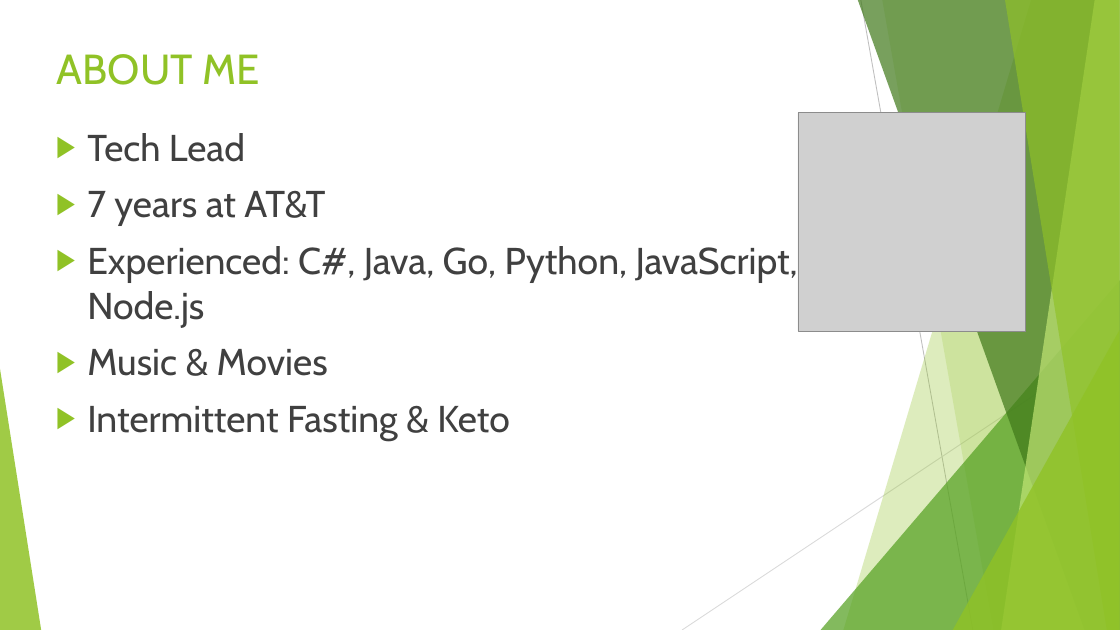
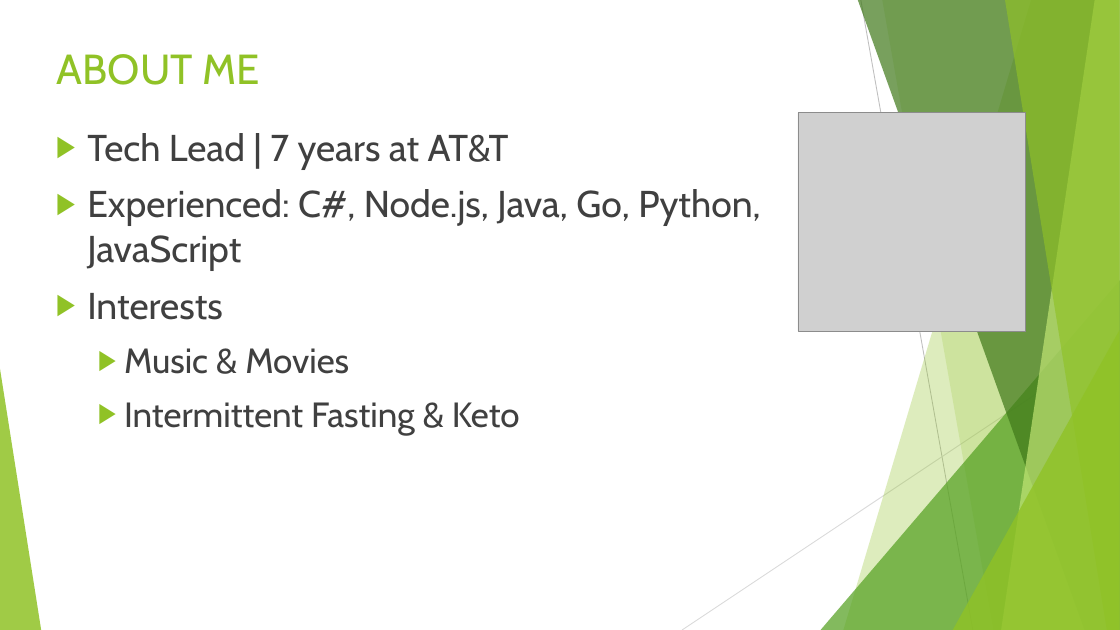
Before and after one commit to idanshal/sb-todo-app-tdp, a slide deck: slide 2 of course_data/presentations/practical_spring_boot_for_tdp.pptx. Drawn at 1120x630 pixels with LibreOffice and Linux fonts; fonts in the diff are those of the drawing; grey boxes stand for pictures. Boxes give left, top, right and bottom in pixels: in the first picture for what was removed or moved away, otherwise in the second. Text is boxed around its words. In the diff, an @@ line names an element or a change of style, - is before the commit and + after.

```diff
--- a/course_data/presentations/practical_spring_boot_for_tdp.pptx
+++ b/course_data/presentations/practical_spring_boot_for_tdp.pptx
@@ text at [87,133,761,320]: text changed @@
-▶ Tech Lead
-▶ 7 years at AT&T
-▶ Experienced: C#, Java, Go, Python, JavaScript, Node.js
+▶ Tech Lead | 7 years at AT&T
+▶ Experienced: C#, Node.js, Java, Go, Python, JavaScript
+▶ Interests
@@ text at [124,348,520,435]: size 32 to 30 pt in "Music & Movies", "Intermittent Fasting & Keto"; list level 1 to 2 in "Music & Movies"; list level 1 to 2 in "Intermittent Fasting & Keto" @@
```
Also in this commit, not shown: 1 other slide changed, 1 other file.
